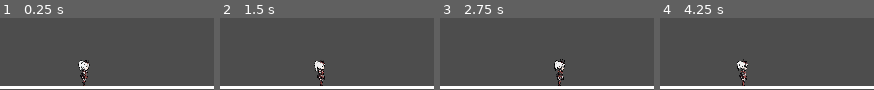
Above: before the commit, frames 1-4 (left to right).
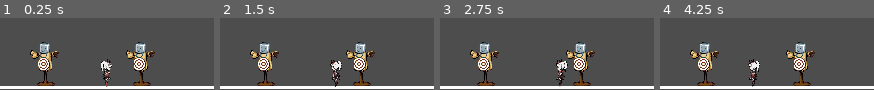
Above: after the commit, the same moments.

Repository: PadillaValeron/miyawana-defense
Game: Godot game, scene res://scenes/combat/CombatArena.tscn
Two runs of this game, one before a commit and one after it. Both use one fixed random seed, a clock stepped at 60 frames per second and the inputs below.
Inputs:
- Up to frame 1 (0.25 s): no input
- Up to frame 2 (1.5 s): tap Enter at 0.5 s; tap 5 at 0.6 s; tap R at 0.8, 1.35 s
- Up to frame 3 (2.75 s): tap O at 1.55, 2.1 s; tap T at 2.3 s
- Up to frame 4 (4.25 s): tap T at 2.85 s; tap F at 3.05, 3.6 s; tap 3 at 3.8 s

The runs differ from the first frame. In frame 1, 8.9% of the frame differs, in the area x 14-73%, y 33-96%; in frame 2, 8.9%; in frame 3, 8.1%; in frame 4, 9.0%.

Commit message:
feat(combat): implement training dummy, hunter engagement AI, leash retreat system, and preliminary targeting

Diff:
--- a/data/Generic_hunter.tres
+++ b/data/Generic_hunter.tres
@@ -7,6 +7,7 @@
 [resource]
 script = ExtResource("1_bflsi")
 move_speed = 200.0
+attack_cooldown = 0.0
 texture_idle = ExtResource("4_emut5")
 texture_hit = ExtResource("3_ijuco")
 texture_dead = ExtResource("3_ijuco")
--- a/project.godot
+++ b/project.godot
@@ -21,6 +21,10 @@
 window/stretch/mode="canvas_items"
 window/stretch/aspect="expand"
 
+[global_group]
+
+monsters=""
+
 [physics]
 
 3d/physics_engine="Jolt Physics"
--- a/scenes/combat/CombatArena.tscn
+++ b/scenes/combat/CombatArena.tscn
@@ -2,6 +2,9 @@
 
 [ext_resource type="PackedScene" uid="uid://d4k0qor3g3cfb" path="res://scenes/entities/Hunter.tscn" id="1_m0445"]
 [ext_resource type="Resource" uid="uid://blw8wuixlmoib" path="res://data/Generic_hunter.tres" id="2_jia5p"]
+[ext_resource type="PackedScene" uid="uid://c7bfoem5mow2w" path="res://scenes/entities/TrainingDummy.tscn" id="3_cr5mo"]
+[ext_resource type="Texture2D" uid="uid://b4ksf5eja000c" path="res://assets/sprites/monsters/dummy/dummy_idle.png" id="4_ulwyh"]
+[ext_resource type="Texture2D" uid="uid://bxxv32lvtjmv0" path="res://assets/sprites/monsters/dummy/dummy_hurt.png" id="5_qrj8j"]
 
 [node name="CombatArena" type="Node2D" unique_id=1309124301]
 
@@ -12,5 +15,16 @@
 offset_bottom = 992.0
 
 [node name="Hunter" parent="." unique_id=360664571 instance=ExtResource("1_m0445")]
-position = Vector2(1125, 952)
+position = Vector2(1438, 955)
 data = ExtResource("2_jia5p")
+guard_leash_range = 1000.0
+
+[node name="TrainingDummy" parent="." unique_id=1762278640 instance=ExtResource("3_cr5mo")]
+position = Vector2(1968, 951)
+texture_idle = ExtResource("4_ulwyh")
+texture_hit = ExtResource("5_qrj8j")
+
+[node name="TrainingDummy2" parent="." unique_id=208584686 instance=ExtResource("3_cr5mo")]
+position = Vector2(627, 951)
+texture_idle = ExtResource("4_ulwyh")
+texture_hit = ExtResource("5_qrj8j")
--- /dev/null
+++ b/scenes/entities/TrainingDummy.gd
@@ -0,0 +1,58 @@
+class_name TrainingDummy
+extends Node2D
+
+@export var max_health: float = 9999.0
+@export var texture_idle: Texture2D # Smiling face
+@export var texture_hit: Texture2D  # Squinting hurt face
+
+@onready var visual_root: Node2D = $VisualRoot
+@onready var sprite: Sprite2D = $VisualRoot/DummySprite
+
+var current_health: float = 9999.0
+var is_recovering: bool = false
+
+func _ready() -> void:
+	current_health = max_health
+
+	if texture_idle:
+		sprite.texture = texture_idle
+
+	# AUTO-PIVOT A LOS PIES:
+	# Ajusta la altura dinámicamente según el tamaño de la imagen
+	if sprite.texture:
+		sprite.position.y -= sprite.texture.get_height() * 0.5
+
+## Master function called when hit by hunters
+func receive_hit(damage: float, knockback_force: float = 0.0, attacker_global_x: float = 0.0) -> void:
+	current_health -= damage
+
+	# Swap to hurt face
+	if texture_hit:
+		sprite.texture = texture_hit
+
+	# Directional wobble (shakes away from attacker)
+	var push_direction: float = 1.0 if attacker_global_x < global_position.x else -1.0
+
+	var tween = create_tween()
+	# White hit flash
+	sprite.modulate = Color(3.0, 3.0, 3.0)
+	tween.tween_property(sprite, "modulate", Color(1, 1, 1), 0.12)
+
+	# Squash on pole & lean back
+	tween.parallel().tween_property(visual_root, "scale", Vector2(1.15, 0.9), 0.08)
+	tween.parallel().tween_property(visual_root, "rotation_degrees", 8.0 * push_direction, 0.08)
+
+	# Slight knockback slide along the floor
+	if knockback_force > 0.0:
+		var target_x: float = position.x + (push_direction * knockback_force)
+		tween.parallel().tween_property(self, "position:x", target_x, 0.2).set_trans(Tween.TRANS_QUAD).set_ease(Tween.EASE_OUT)
+
+	# Elastic return to normal stance
+	tween.tween_property(visual_root, "scale", Vector2(1.0, 1.0), 0.15).set_trans(Tween.TRANS_ELASTIC).set_ease(Tween.EASE_OUT)
+	tween.parallel().tween_property(visual_root, "rotation_degrees", 0.0, 0.15)
+
+	await tween.finished
+
+	# Restore smiling face
+	if texture_idle:
+		sprite.texture = texture_idle
--- /dev/null
+++ b/scenes/entities/TrainingDummy.tscn
@@ -0,0 +1,10 @@
+[gd_scene format=3 uid="uid://c7bfoem5mow2w"]
+
+[ext_resource type="Script" uid="uid://ckyd10r681p6a" path="res://scenes/entities/TrainingDummy.gd" id="1_8y2o1"]
+
+[node name="TrainingDummy" type="Node2D" unique_id=1762278640 groups=["monsters"]]
+script = ExtResource("1_8y2o1")
+
+[node name="VisualRoot" type="Node2D" parent="." unique_id=1033125839]
+
+[node name="DummySprite" type="Sprite2D" parent="VisualRoot" unique_id=1356149915]
--- a/scenes/entities/hunter.gd
+++ b/scenes/entities/hunter.gd
@@ -1,9 +1,10 @@
 class_name Hunter
 extends Node2D
 
-# Visual and physical states
-enum State { IDLE_WALK, ACTING, LAUNCHED, FAINTED }
+enum State { IDLE_WALK, ATTACKING, ACTING, LAUNCHED, FAINTED }
 enum FaceState { IDLE, HIT, DEAD }
+# Tactical squad orders
+enum CommandState { OFFENSIVE, RETREAT, FOCUS }
 
 @export var data: HunterData
 
@@ -13,7 +14,17 @@
 # Combat runtime variables
 var current_health: float = 100.0
 var current_state: State = State.IDLE_WALK
-var facing_direction: int = 1 # 1 = Facing Right, -1 = Facing Left
+var current_command: CommandState = CommandState.OFFENSIVE
+var facing_direction: int = 1 # 1 = Right, -1 = Left
+
+# AI & Combat Targeting
+var current_target: Node2D = null
+var focus_target: Node2D = null
+var attack_timer: float = 0.0
+const GATE_X_POSITION: float = 120.0 # Coordinate where the gate stands
+## Maximum distance from the gate the hunter is allowed to engage enemies while retreating
+@export var guard_leash_range: float = 220.0
+var has_reached_gate: bool = false
 
 # Active tweens tracking
 var walk_tween: Tween
@@ -27,23 +38,219 @@
 	start_walking_animation()
 
 func _physics_process(delta: float) -> void:
+	if attack_timer > 0.0:
+		attack_timer -= delta
+
 	match current_state:
 		State.IDLE_WALK:
-			# Advance in the current facing direction
-			position.x += data.move_speed * facing_direction * delta
+			handle_combat_ai(delta)
 
 		State.FAINTED:
-			# Gradually recover health while downed
 			if data:
 				current_health += data.revive_regen_rate * delta
 				if current_health >= data.max_health:
 					revive()
 
 # ==============================================================================
+# COMBAT AI & TACTICAL ORDERS
+# ==============================================================================
+
+func handle_combat_ai(delta: float) -> void:
+	match current_command:
+		CommandState.RETREAT:
+			handle_retreat_logic(delta)
+		CommandState.FOCUS:
+			handle_focus_logic(delta)
+		CommandState.OFFENSIVE:
+			handle_offensive_logic(delta)
+
+## Stance 1: Retreat to the gate, then guard the perimeter (Leash System)
+func handle_retreat_logic(delta: float) -> void:
+	# PHASE 1: Running back to touch the gate
+	if not has_reached_gate:
+		if position.x > GATE_X_POSITION + 10.0:
+			set_facing_direction(-1)
+			position.x -= data.move_speed * delta
+			resume_walking_animation_if_needed()
+			return
+		else:
+			# Arrived at the gate for the first time!
+			has_reached_gate = true
+			stop_walking_animation()
+			set_facing_direction(1)
+
+	# PHASE 2: Guarding the Gate (Leash Area: GATE_X to GATE_X + guard_leash_range)
+	var guard_target: Node2D = find_monster_in_guard_zone()
+
+	if is_instance_valid(guard_target):
+		current_target = guard_target
+
+		# If the hunter is getting dragged too far away from the gate, break chase!
+		if position.x > GATE_X_POSITION + guard_leash_range:
+			stop_walking_animation()
+			position.x -= data.move_speed * delta
+			set_facing_direction(-1)
+			resume_walking_animation_if_needed()
+		else:
+			# Attack the trespasser within the gate perimeter
+			execute_approach_and_attack(guard_target, delta)
+	else:
+		# No enemies near the gate: Pull back to base if we stepped forward
+		current_target = null
+		if position.x > GATE_X_POSITION + 10.0:
+			set_facing_direction(-1)
+			position.x -= data.move_speed * delta
+			resume_walking_animation_if_needed()
+		else:
+			# Standing watch at the entrance
+			stop_walking_animation()
+			set_facing_direction(1)
+
+## Searches only for monsters trespassing inside the gate perimeter
+func find_monster_in_guard_zone() -> Node2D:
+	var monsters: Array[Node] = get_tree().get_nodes_in_group("monsters")
+	var closest: Node2D = null
+	var min_dist: float = INF
+	var max_allowed_x: float = GATE_X_POSITION + guard_leash_range
+
+	for m in monsters:
+		if is_instance_valid(m) and m is Node2D:
+			# Only consider monsters that have crossed into the defense zone!
+			if m.global_position.x <= max_allowed_x:
+				var dist: float = abs(m.global_position.x - global_position.x)
+				if dist < min_dist:
+					min_dist = dist
+					closest = m
+
+	return closest
+
+## Stance 2: Focus a specific target chosen by player
+func handle_focus_logic(delta: float) -> void:
+	if not is_instance_valid(focus_target):
+		# Target died or vanished; fall back to normal offensive behavior
+		order_offensive()
+		return
+
+	current_target = focus_target
+	execute_approach_and_attack(current_target, delta)
+
+## Stance 3: Seek and destroy closest monster
+func handle_offensive_logic(delta: float) -> void:
+	if not is_instance_valid(current_target):
+		current_target = find_closest_monster()
+
+	if not is_instance_valid(current_target):
+		stop_walking_animation()
+		return
+
+	execute_approach_and_attack(current_target, delta)
+
+## Shared navigation logic for attacking any target
+func execute_approach_and_attack(target_node: Node2D, delta: float) -> void:
+	var target_x: float = target_node.global_position.x
+	var distance_to_target: float = abs(target_x - global_position.x)
+	var dir_to_target: int = 1 if target_x > global_position.x else -1
+
+	set_facing_direction(dir_to_target)
+
+	if distance_to_target > data.max_attack_range:
+		# Approach
+		position.x += data.move_speed * dir_to_target * delta
+		resume_walking_animation_if_needed()
+	elif distance_to_target < data.min_attack_range:
+		# Archer coward backpedal
+		position.x += data.move_speed * -dir_to_target * delta
+		resume_walking_animation_if_needed()
+	else:
+		# In range: Stop and strike!
+		stop_walking_animation()
+		if attack_timer <= 0.0:
+			perform_attack()
+
+func find_closest_monster() -> Node2D:
+	var monsters: Array[Node] = get_tree().get_nodes_in_group("monsters")
+	var closest: Node2D = null
+	var min_distance: float = INF
+
+	for m in monsters:
+		if is_instance_valid(m) and m is Node2D:
+			var dist: float = abs(m.global_position.x - global_position.x)
+			if dist < min_distance:
+				min_distance = dist
+				closest = m
+
+	return closest
+
+# ==============================================================================
+# PUBLIC ORDER METHODS (CAN BE CALLED BY HUD OR SQUAD CONTROLLER)
+# ==============================================================================
+
+func order_offensive() -> void:
+	current_command = CommandState.OFFENSIVE
+	focus_target = null
+	current_target = null # Forces re-evaluating targets
+
+func order_retreat() -> void:
+	current_command = CommandState.RETREAT
+	current_target = null
+	focus_target = null
+	has_reached_gate = false # Must reach the gate first!
+
+func order_focus(target: Node2D) -> void:
+	if is_instance_valid(target):
+		current_command = CommandState.FOCUS
+		focus_target = target
+		current_target = target
+
+# ==============================================================================
+# PROCEDURAL ATTACK ANIMATION
+# ==============================================================================
+
+func perform_attack() -> void:
+	if not is_instance_valid(current_target) or current_state != State.IDLE_WALK:
+		return
+
+	var dir_to_target: int = 1 if current_target.global_position.x > global_position.x else -1
+	set_facing_direction(dir_to_target)
+
+	current_state = State.ATTACKING
+	attack_timer = data.attack_cooldown
+
+	var f_scale: float = get_facing_scale_x()
+	var tween: Tween = create_tween()
+
+	# Wind-up
+	tween.tween_property(visual_root, "position:x", -12.0 * facing_direction, 0.12).set_trans(Tween.TRANS_QUAD).set_ease(Tween.EASE_OUT)
+	tween.parallel().tween_property(visual_root, "scale", Vector2(1.15 * f_scale, 0.85), 0.12)
+
+	# Strike
+	tween.chain().tween_property(visual_root, "position:x", 16.0 * facing_direction, 0.08).set_trans(Tween.TRANS_QUAD).set_ease(Tween.EASE_IN)
+	tween.parallel().tween_property(visual_root, "scale", Vector2(0.9 * f_scale, 1.2), 0.08)
+
+	await tween.finished
+
+	if is_instance_valid(current_target) and current_target.has_method("receive_hit"):
+		current_target.receive_hit(data.base_attack, 15.0, global_position.x)
+
+	# Recovery
+	var tween_recover: Tween = create_tween().set_parallel(true)
+	tween_recover.tween_property(visual_root, "position:x", 0.0, 0.15)
+	tween_recover.tween_property(visual_root, "scale", Vector2(1.0 * f_scale, 1.0), 0.15)
+
+	await tween_recover.finished
+
+	if current_state == State.ATTACKING:
+		current_state = State.IDLE_WALK
+
+# ==============================================================================
 # VISUALS & ORIENTATION
 # ==============================================================================
 
-## Changes facing direction: 1 for Right, -1 for Left
+func get_facing_scale_x() -> float:
+	if facing_direction == -1 and data and data.texture_idle_left != null:
+		return 1.0
+	return float(facing_direction)
+
 func set_facing_direction(dir: int) -> void:
 	if dir == 0 or dir == facing_direction:
 		return
@@ -54,12 +261,10 @@
 	if not data:
 		return
 
-	# Check if this hunter has a dedicated left-profile sprite
 	if facing_direction == -1 and data.texture_idle_left != null:
 		visual_root.scale.x = 1.0
 		sprite.texture = data.texture_idle_left
 	else:
-		# Standard 2D flip by inverting scale.x
 		visual_root.scale.x = facing_direction
 		set_face(FaceState.IDLE)
 
@@ -87,34 +292,33 @@
 # ==============================================================================
 
 func start_walking_animation() -> void:
-	if current_state == State.FAINTED:
+	if current_state == State.FAINTED or current_state == State.ATTACKING:
 		return
 
 	if walk_tween and walk_tween.is_valid():
 		walk_tween.kill()
 
 	walk_tween = create_tween().set_loops()
-
-	# Sway rotation from the feet
 	walk_tween.tween_property(visual_root, "rotation_degrees", 3.0, 0.25).set_trans(Tween.TRANS_SINE)
 	walk_tween.tween_property(visual_root, "rotation_degrees", -3.0, 0.25).set_trans(Tween.TRANS_SINE)
-
-	# Vertical bounce (Squash towards the ground)
 	walk_tween.parallel().tween_property(visual_root, "scale:y", 0.96, 0.25)
 	walk_tween.parallel().tween_property(visual_root, "scale:y", 1.0, 0.25)
 
-# ==============================================================================
-# COMBAT & DAMAGE RECEPTIONS (CALLED BY MONSTERS / HITBOXES)
-# ==============================================================================
-
-## Master entry point to receive any attack from monsters
-# ==============================================================================
-# COMBAT & DAMAGE RECEPTIONS
-# ==============================================================================
-
-## Master entry point to receive any attack from monsters
+func stop_walking_animation() -> void:
+	if walk_tween and walk_tween.is_valid():
+		walk_tween.kill()
+	visual_root.rotation_degrees = 0.0
+	visual_root.scale = Vector2(get_facing_scale_x(), 1.0)
+
+func resume_walking_animation_if_needed() -> void:
+	if walk_tween == null or not walk_tween.is_valid():
+		start_walking_animation()
+
+# ==============================================================================
+# DAMAGE RECEPTIONS
+# ==============================================================================
+
 func receive_hit(damage: float, knockback_force: float = 0.0, attacker_global_x: float = 0.0, is_launch: bool = false, launch_height: float = 120.0) -> void:
-	# INVULNERABILITY: Cannot be hit while fainted OR while launched/downed in the air
 	if current_state == State.FAINTED or current_state == State.LAUNCHED:
 		return
 
@@ -124,7 +328,6 @@
 		faint()
 		return
 
-	# Calculate push direction away from attacker (+1 = to the right, -1 = to the left)
 	var push_direction: float = 1.0 if attacker_global_x < global_position.x else -1.0
 
 	if is_launch:
@@ -134,7 +337,6 @@
 	else:
 		play_light_hit_reaction(push_direction)
 
-## Type 1: Light hit (Flinch leans away from the blow)
 func play_light_hit_reaction(push_direction: float) -> void:
 	if current_state != State.IDLE_WALK:
 		return
@@ -146,11 +348,9 @@
 	sprite.modulate = Color(3.0, 3.0, 3.0)
 	tween.tween_property(sprite, "modulate", Color(1, 1, 1), 0.15)
 
-	# Lean angle dynamically matches the blow direction (8.0 * push_direction)
 	var lean_angle: float = 8.0 * push_direction
 	tween.parallel().tween_property(visual_root, "scale:y", 1.15, 0.1)
 	tween.parallel().tween_property(visual_root, "rotation_degrees", lean_angle, 0.1)
-
 	tween.tween_property(visual_root, "scale:y", 1.0, 0.1)
 	tween.tween_property(visual_root, "rotation_degrees", 0.0, 0.1)
 
@@ -159,7 +359,6 @@
 		set_face(FaceState.IDLE)
 		current_state = State.IDLE_WALK
 
-## Type 2: Knockback (Leans forward or backward depending on where the hit came from)
 func play_knockback_reaction(force: float, push_direction: float) -> void:
 	current_state = State.ACTING
 	set_face(FaceState.HIT)
@@ -168,16 +367,13 @@
 	sprite.modulate = Color(3.5, 3.5, 3.5)
 	tween.tween_property(sprite, "modulate", Color(1, 1, 1), 0.15)
 
-	# Dynamic lean: +15 deg if hit from behind, -15 deg if hit from front
 	var lean_angle: float = 15.0 * push_direction
 	tween.parallel().tween_property(visual_root, "scale:y", 1.2, 0.1)
 	tween.parallel().tween_property(visual_root, "rotation_degrees", lean_angle, 0.1)
 
-	# Slide along the floor
 	var target_x: float = position.x + (push_direction * force)
 	tween.parallel().tween_property(self, "position:x", target_x, 0.28).set_trans(Tween.TRANS_QUAD).set_ease(Tween.EASE_OUT)
 
-	# Recovery to upright stance
 	tween.tween_property(visual_root, "scale:y", 1.0, 0.15)
 	tween.parallel().tween_property(visual_root, "rotation_degrees", 0.0, 0.15)
 
@@ -186,36 +382,26 @@
 		set_face(FaceState.IDLE)
 		current_state = State.IDLE_WALK
 
-
-## Type 3: Launch (Smooth center-of-mass tumble, seamless ground impact, blended skid)
 func play_launch_reaction(distance: float, height: float, push_direction: float) -> void:
 	current_state = State.LAUNCHED
 	set_face(FaceState.HIT)
-
-	if walk_tween and walk_tween.is_valid():
-		walk_tween.kill()
+	stop_walking_animation()
 
 	var air_time: float = 0.55
-	var center_offset: float = 192.0 # Half height: center of mass
+	var center_offset: float = 192.0
 	var original_sprite_y: float = sprite.position.y
 
 	var flight_distance: float = distance * 0.75
 	var skid_distance: float = distance * 0.25
 
-	# =========================================================================
-	# PHASE 1 & 2: AIR FLIGHT (Centered Pivot)
-	# =========================================================================
-
-	# 1. Shift pivot to waist for realistic airborne tumbling
+	# Air Flight
 	sprite.position.y = original_sprite_y + center_offset
 	visual_root.position.y = -center_offset
 
-	# 2. Y Arc: Goes up, and descends ALL THE WAY down to ground level (0.0)
 	var tween_y: Tween = create_tween()
 	tween_y.tween_property(visual_root, "position:y", -center_offset - height, air_time * 0.52).set_trans(Tween.TRANS_QUAD).set_ease(Tween.EASE_OUT)
 	tween_y.tween_property(visual_root, "position:y", 0.0, air_time * 0.48).set_trans(Tween.TRANS_QUAD).set_ease(Tween.EASE_IN)
 
-	# 3. Horizontal flight & rotation around center of mass
 	var tween_flight: Tween = create_tween().set_parallel(true)
 	var impact_x: float = position.x + (push_direction * flight_distance)
 	tween_flight.tween_property(self, "position:x", impact_x, air_time).set_trans(Tween.TRANS_LINEAR)
@@ -224,28 +410,16 @@
 	tween_flight.tween_property(visual_root, "rotation_degrees", total_tumble, air_time).set_trans(Tween.TRANS_QUAD).set_ease(Tween.EASE_OUT)
 
 	await tween_flight.finished
-	# we fix the rotation so it doesn't spin the 450 degree when standing up
+
+	# Crash & Skid
 	visual_root.rotation_degrees = 90.0 * push_direction
-
-	# =========================================================================
-	# PHASE 3 & 4: CRASH & BLENDED SKID (Pivot smoothly returns to feet)
-	# =========================================================================
-
-	set_face(FaceState.DEAD) # Knocked out face
-
-	# During the skid, we blend:
-	# 1) The horizontal friction slide (self.position.x)
-	# 2) The gradual restoration of the sprite position back to original_sprite_y
+	set_face(FaceState.DEAD)
+
 	var tween_skid: Tween = create_tween().set_parallel(true)
 	var final_x: float = position.x + (push_direction * skid_distance)
-
-	# Slide across the dirt
 	tween_skid.tween_property(self, "position:x", final_x, 0.35).set_trans(Tween.TRANS_QUAD).set_ease(Tween.EASE_OUT)
-
-	# Seamless pivot blend: moves sprite back smoothly while sliding, masking any pop!
 	tween_skid.tween_property(sprite, "position:y", original_sprite_y, 0.35).set_trans(Tween.TRANS_QUAD).set_ease(Tween.EASE_OUT)
 
-	# Mini ground shock impact
 	var tween_bounce: Tween = create_tween()
 	tween_bounce.tween_property(visual_root, "position:y", -4.0, 0.06).set_trans(Tween.TRANS_QUAD).set_ease(Tween.EASE_OUT)
 	tween_bounce.tween_property(visual_root, "position:y", 0.0, 0.06).set_trans(Tween.TRANS_QUAD).set_ease(Tween.EASE_IN)
@@ -253,46 +427,37 @@
 	await tween_skid.finished
 	await get_tree().create_timer(0.18).timeout
 
-	# =========================================================================
-	# PHASE 5: SPRING RECOVERY (Pivoting from feet cleanly)
-	# =========================================================================
+	# Recover
 	var tween_recover: Tween = create_tween()
 	tween_recover.tween_property(visual_root, "rotation_degrees", 0.0, 0.24).set_trans(Tween.TRANS_BOUNCE).set_ease(Tween.EASE_OUT)
 
 	await tween_recover.finished
-
 	set_face(FaceState.IDLE)
 	current_state = State.IDLE_WALK
+
+	# RESET AGGRO: Forget previous target upon landing
+	current_target = null
 	start_walking_animation()
-
-# ==============================================================================
-# FAINT & REVIVE SYSTEM
-# ==============================================================================
 
 func faint() -> void:
 	current_state = State.FAINTED
 	set_face(FaceState.DEAD)
-
-	if walk_tween and walk_tween.is_valid():
-		walk_tween.kill()
+	current_target = null # Forget target upon fainting
+	stop_walking_animation()
 
 	var tween = create_tween()
-	# Fall backwards onto the ground
 	tween.tween_property(visual_root, "rotation_degrees", -90.0, 0.3).set_trans(Tween.TRANS_QUAD).set_ease(Tween.EASE_IN)
-	# Minor bounce upon hitting the ground
 	tween.tween_property(visual_root, "rotation_degrees", -84.0, 0.08)
 	tween.tween_property(visual_root, "rotation_degrees", -90.0, 0.08)
 
 func revive() -> void:
 	current_health = data.max_health
-
 	var tween = create_tween()
-	# Get back up onto feet
 	tween.tween_property(visual_root, "rotation_degrees", 0.0, 0.25).set_trans(Tween.TRANS_BOUNCE).set_ease(Tween.EASE_OUT)
-
 	await tween.finished
 	set_face(FaceState.IDLE)
 	current_state = State.IDLE_WALK
+	current_target = null # Re-evaluate battlefield
 	start_walking_animation()
 
 # ==============================================================================
@@ -302,21 +467,29 @@
 func _unhandled_input(event: InputEvent) -> void:
 	if event is InputEventKey and event.is_pressed() and not event.is_echo():
 		match event.keycode:
-			# 1: Light hit (Assume monster is at X = position.x + 100)
 			KEY_1:
 				receive_hit(15.0, 0.0, position.x + 100.0)
-			# 2: Medium knockback
 			KEY_2:
 				receive_hit(25.0, 80.0, position.x + 100.0)
-			# 3: Heavy knockback
 			KEY_3:
-				receive_hit(40.0, 500.0, position.x + 100.0)
-			# 4: Launch into the air (Parabolic flight!)
+				receive_hit(40.0, 160.0, position.x + 100.0)
 			KEY_4:
-				receive_hit(50.0, 200.0, position.x + 100, true, 500.0)
-			# F: Flip walking direction (Left / Right)
-			KEY_F:
-				set_facing_direction(-facing_direction)
-			# K: Force faint (instant 0 HP)
+				receive_hit(50.0, 180.0, position.x + 100.0, true, 130.0)
+			KEY_5:
+				receive_hit(40.0, 160.0, position.x - 100.0)
 			KEY_K:
 				receive_hit(9999.0, 0.0, position.x + 100.0)
+
+			# TEST TACTICAL ORDERS:
+			KEY_R:
+				print("ORDER: RETREAT TO GATE")
+				order_retreat()
+			KEY_O:
+				print("ORDER: OFFENSIVE ASSAULT")
+				order_offensive()
+			KEY_T:
+				print("ORDER: FOCUS TARGET (Furthest Dummy)")
+				# Targets the furthest dummy to see her ignore the close one!
+				var monsters = get_tree().get_nodes_in_group("monsters")
+				if monsters.size() > 1:
+					order_focus(monsters[monsters.size() - 1])
--- a/scripts/resources/HunterData.gd
+++ b/scripts/resources/HunterData.gd
@@ -12,6 +12,13 @@
 @export var move_speed: float = 100.0
 ## Health points recovered per second while fainted on the ground
 @export var revive_regen_rate: float = 10.0
+# COMBAT RANGES & TIMING
+## Minimum distance to attack (0.0 for melee, higher for archers who need to back up)
+@export var min_attack_range: float = 0.0
+## Maximum distance to start attacking
+@export var max_attack_range: float = 75.0
+## Delay between attacks in seconds
+@export var attack_cooldown: float = 1.0
 
 @export_group("Visuals & Faces")
 @export var texture_idle: Texture2D
Binary file added: assets/sprites/monsters/dummy/dummy_hurt.png
Not shown, added: assets/sprites/monsters/dummy/dummy_hurt.png.import
Binary file added: assets/sprites/monsters/dummy/dummy_idle.png
Not shown, added: assets/sprites/monsters/dummy/dummy_idle.png.import
Not shown, added: scenes/entities/TrainingDummy.gd.uid
